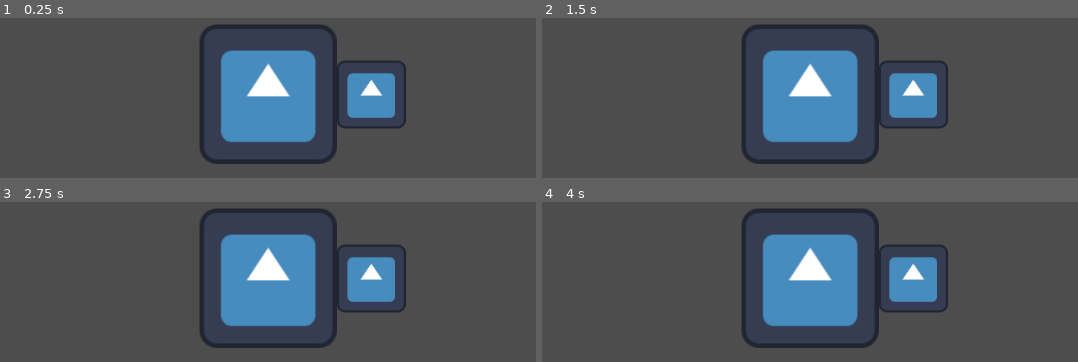
Above: before the commit, frames 1-4 (two rows, left to right).
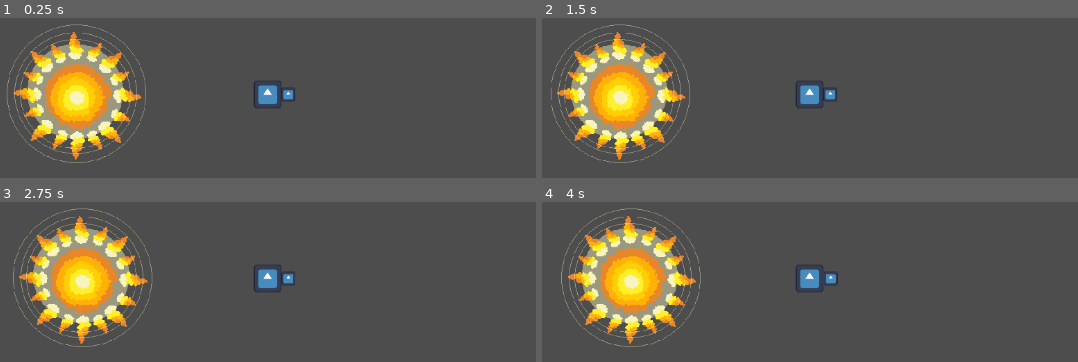
Above: after the commit, the same moments.

Repository: vikbro/FMI-codes-
Game: Godot game, scene res://scenes/level.tscn
Same seed, same stepped clock (60 frames per second), same inputs: the game is played once before the commit and once after it. The project has no main scene, so this scene is started directly. The engine's default icon, where the game draws it, is replaced by a stand-in: a white triangle on a blue panel in a dark square.
Inputs:
- Up to frame 1 (0.25 s): no input
- Up to frame 2 (1.5 s): no input
- Up to frame 3 (2.75 s): no input
- Up to frame 4 (4 s): no input

The runs differ from the first frame. In frame 1, 27% of the frame differs, in the area x 1-76%, y 3-92%; in frame 2, 27%; in frame 3, 27%; in frame 4, 27%.
Error before the commit: Trying to assign value of type 'level.gd' to a variable of type 'celestial.gd'. (res://scenes/Earth.gd:5)

Commit message:
working gravity sim

Diff:
--- a/scenes/Earth.gd
+++ b/scenes/Earth.gd
@@ -1,5 +1,21 @@
 extends RigidBody2D
-var cel: Celestial
 
+var velocity = Vector2(0, 0)
+var force
+var b_mass = 1
+#var size = 1
 func _ready() -> void:
-	cel = get_parent()
+	sleeping = false
+
+func velocity_change(new_body: RigidBody2D, delta):
+	var distance = new_body.global_position.distance_to(global_position)
+	var force_dir = (new_body.global_position - global_position).normalized()
+	force = force_dir * (Event.GRAV * b_mass * new_body.b_mass / distance)
+	apply_central_impulse(force)
+	#var acceleration = force / b_mass
+	#velocity = velocity + acceleration * delta
+	#
+	#print("hi")
+
+func position_change(delta):
+	global_position = global_position + velocity * delta
--- a/scenes/Moon.gd
+++ b/scenes/Moon.gd
@@ -1 +1,22 @@
 extends RigidBody2D
+
+var velocity = Vector2(0, 0)
+var force
+var b_mass = 0.5
+#var size = 0.5
+func _ready() -> void:
+	sleeping = false
+
+
+func velocity_change(new_body: RigidBody2D, delta):
+	var distance = new_body.global_position.distance_to(global_position)
+	var force_dir = (new_body.global_position - global_position).normalized()
+	force = force_dir * (Event.GRAV * b_mass * new_body.b_mass / distance)
+	apply_central_impulse(force)
+	#var acceleration = force / b_mass
+	#velocity = velocity + acceleration * delta
+	#
+	print("hi")
+
+func position_change(delta):
+	global_position = global_position + velocity * delta
--- a/scenes/Sun.gd
+++ b/scenes/Sun.gd
@@ -1 +1,22 @@
 extends RigidBody2D
+
+var velocity = Vector2(0, 0)
+var force
+var b_mass = 20
+#var size = 20
+
+func _ready() -> void:
+	sleeping = false
+
+func velocity_change(new_body: RigidBody2D, delta):
+	var distance = new_body.global_position.distance_to(global_position)
+	var force_dir = (new_body.global_position - global_position).normalized()
+	force = force_dir * (Event.GRAV * b_mass * new_body.b_mass / distance)
+	apply_central_impulse(force)
+	#var acceleration = force / b_mass
+	#velocity = velocity + acceleration * delta
+	#
+	#print("hi")
+
+func position_change(delta):
+	global_position = global_position + velocity * delta
--- a/scenes/level.tscn
+++ b/scenes/level.tscn
@@ -6,3 +6,4 @@
 script = ExtResource("1_2q6dc")
 
 [node name="Camera2D" type="Camera2D" parent="." unique_id=183317198]
+zoom = Vector2(0.2, 0.2)
--- a/scripts/level.gd
+++ b/scripts/level.gd
@@ -8,25 +8,34 @@
 var earth
 var moon
 
+var all_childs = []
+
 func _ready() -> void:
 	ProjectSettings.set_setting("physics/2d/default_gravity", 0)
 	sun = Sun.instantiate()
 	add_child(sun)
+	all_childs.append(sun)
 	earth = Earth.instantiate()
 	add_child(earth)
+	all_childs.append(earth)
 	moon = Moon.instantiate()
 	add_child(moon)
+	all_childs.append(moon)
 	sun.set_global_position(Vector2(100, 100))
 	earth.set_global_position(Vector2(1500, 100))
 	moon.set_global_position(Vector2(1600, 100))
 
 func _process(delta: float) -> void:
 	change_cam_pos()
+	for current in all_childs:
+		for new_body in all_childs:
+			if(new_body != current):
+				new_body.velocity_change(current, delta)
 
+	#for body in all_childs:
+		#body.position_change(delta)
+
+#func _physics_process(delta: float) -> void:
 
 func change_cam_pos():
 	cam.position = lerp(cam.position, earth.position, 0.5)
-
-func update_velocity(other_body: RigidBody2D, delta):
-	pass
-#	var distance =
--- a/sprites/planets/celestial.gd
+++ b/sprites/planets/celestial.gd
@@ -1,19 +1,19 @@
-extends RigidBody2D
-
-class_name Celestial
-
-@export var velocity = Vector2(0, 0)
-var current_body: Celestial
-var force
-var b_mass
-var size
-
-func velocity_change(new_body: RigidBody2D, delta):
-	var distance = new_body.global_position.distance_to(global_position)
-	var force_dir = (new_body.global_position - global_position).normalized()
-	force = force_dir * (Event.GRAV * b_mass * new_body.b_mass / distance)
-	var acceleration = force / b_mass
-	velocity = velocity + acceleration * delta
-
-func position_change(delta):
-	global_position = global_position + velocity * delta
+#extends RigidBody2D
+#
+#class_name Celestial
+#var current_body: Celestial
+#
+#var velocity = Vector2(0, 0)
+#var force
+#var b_mass
+#var size
+#
+#func velocity_change(new_body: RigidBody2D, delta):
+	#var distance = new_body.global_position.distance_to(global_position)
+	#var force_dir = (new_body.global_position - global_position).normalized()
+	#force = force_dir * (Event.GRAV * b_mass * new_body.b_mass / distance)
+	#var acceleration = force / b_mass
+	#velocity = velocity + acceleration * delta
+	#
+#func position_change(delta):
+	#global_position = global_position + velocity * delta
